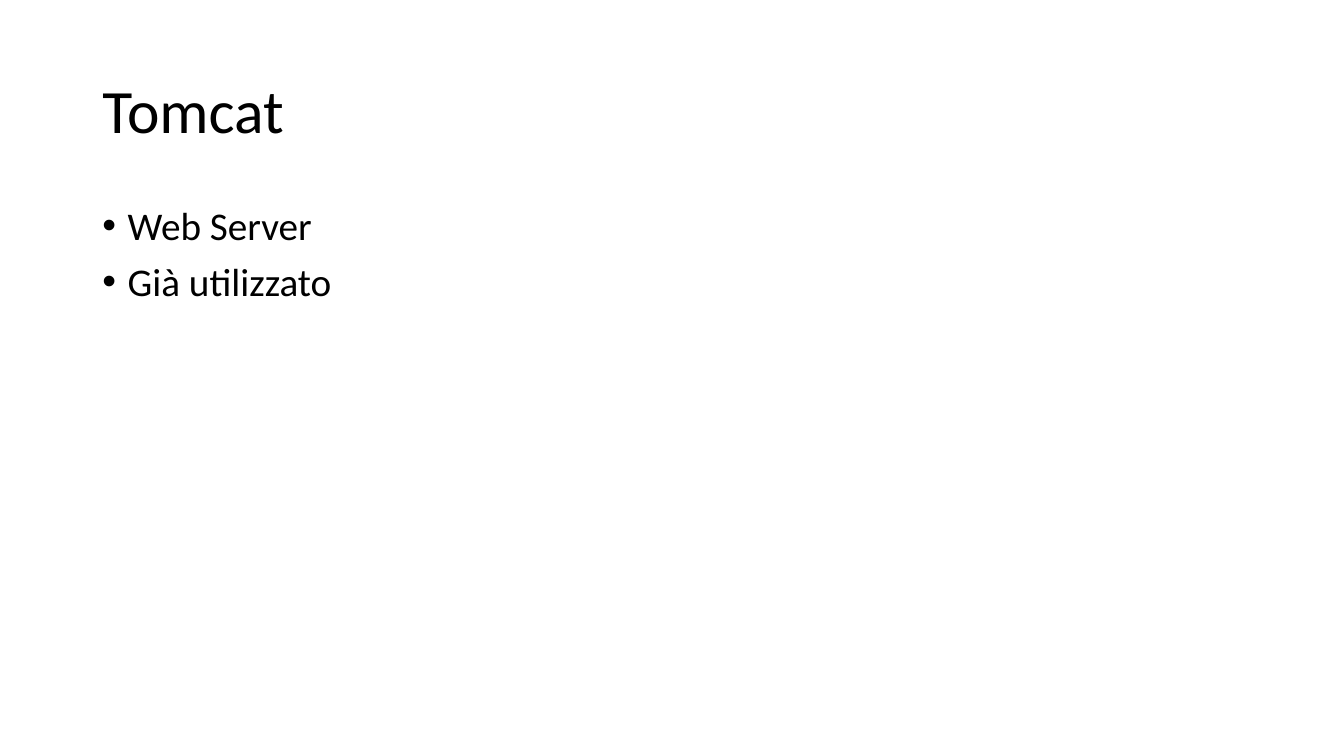
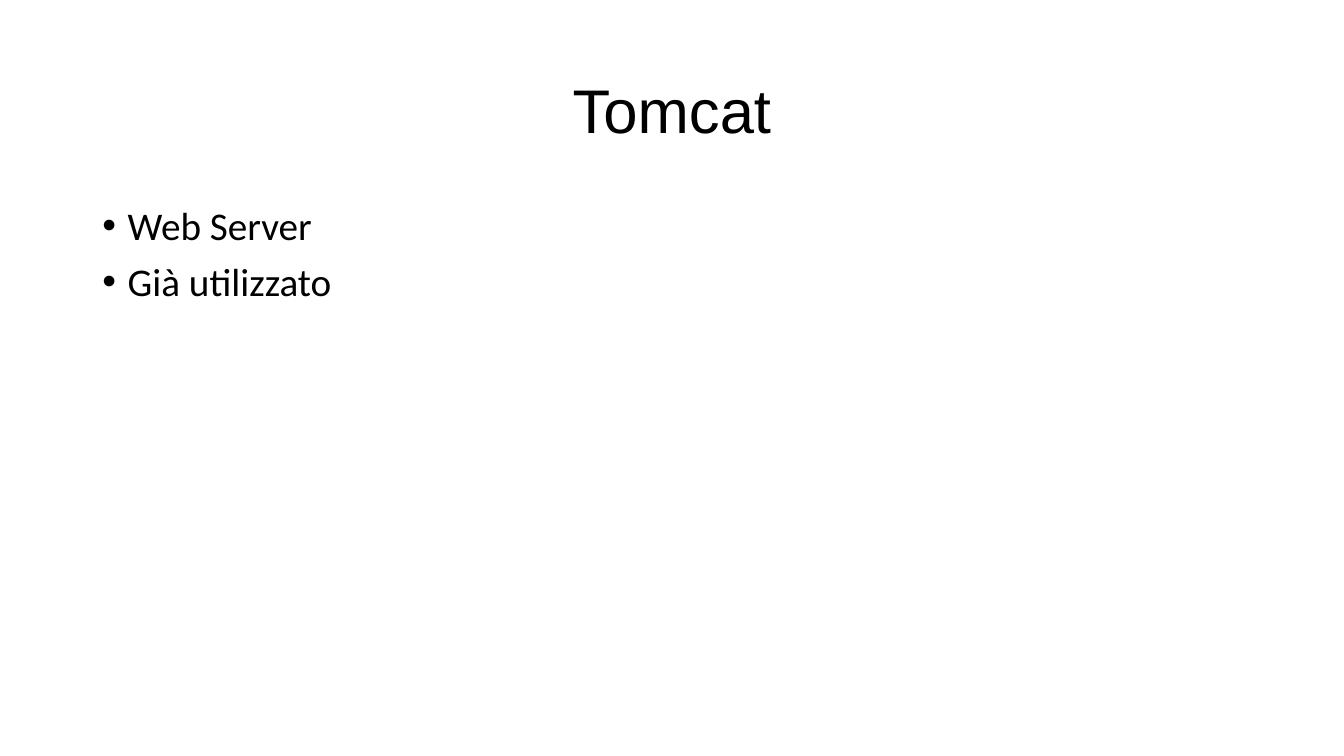
Before and after one commit to giuliobosco/domotics, a slide deck: slide 9 of consegna/Presentazione_ProgettoDomotica_Ruberto_Bosco_Gübli.pptx. Drawn at 1344x756 pixels with LibreOffice and Linux fonts; fonts in the diff are those of the drawing. Boxes give left, top, right and bottom in pixels: in the first picture for what was removed or moved away, otherwise in the second. Text is boxed around its words. In the diff, an @@ line names an element or a change of style, - is before the commit and + after.

Commit message:
fix presentazione

```diff
--- a/consegna/Presentazione_ProgettoDomotica_Ruberto_Bosco_Gübli.pptx
+++ b/consegna/Presentazione_ProgettoDomotica_Ruberto_Bosco_Gübli.pptx
@@ title "Tomcat" at box(573, 90, 771, 134): font Calibri to Arial; alignment left to centre @@
```
